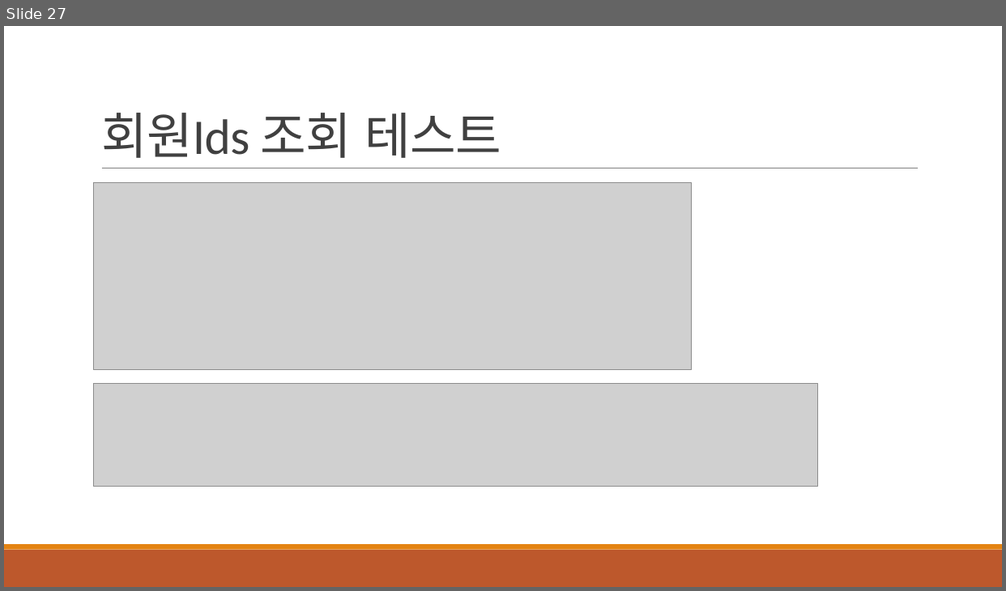
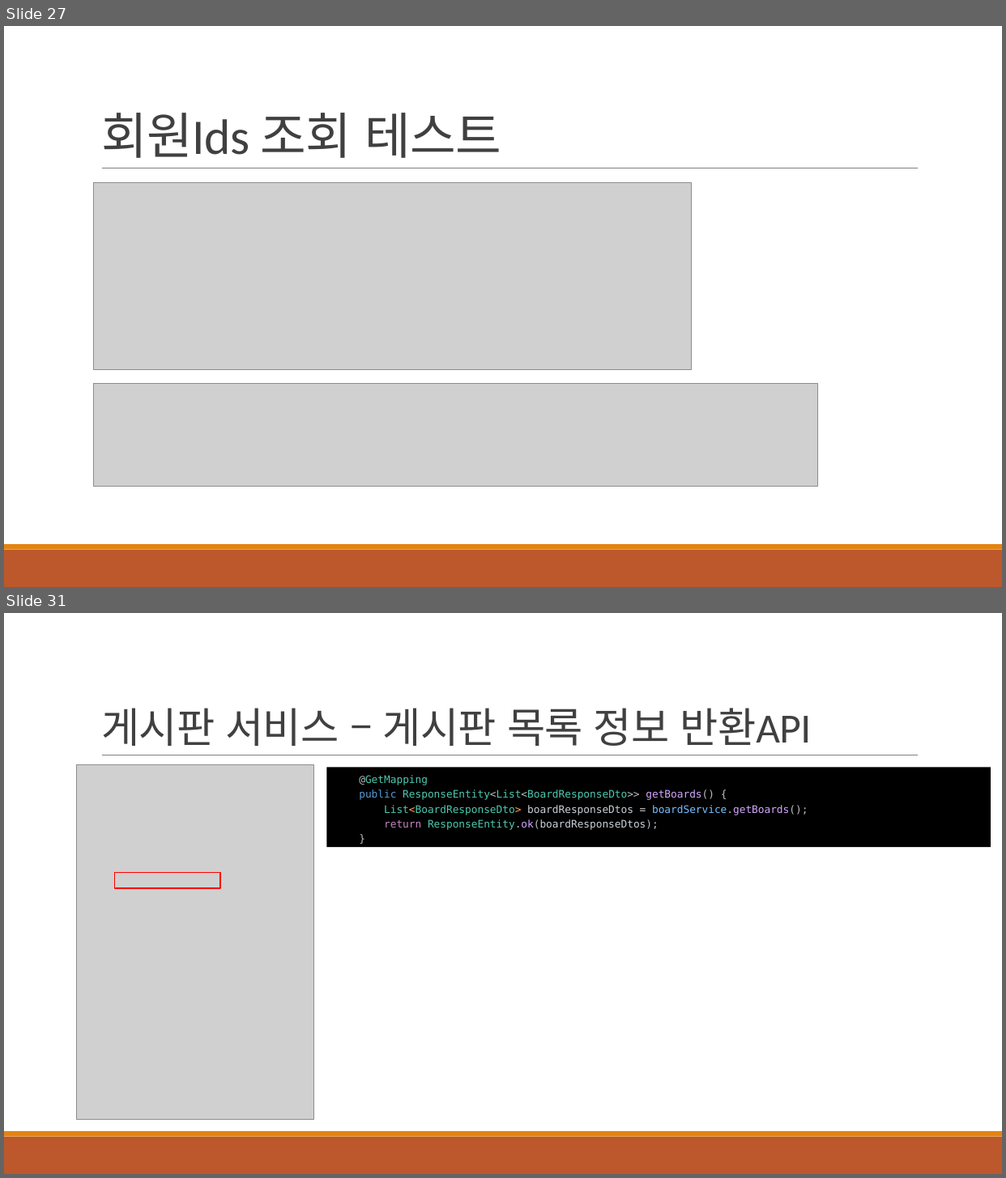
Before and after one commit to khb3025/study-msa, a slide deck: msa-ppt/3.데이터 조회 API 구현.pptx. Shown one above the other, each under a label of ours: slide 27 before the commit, slides 27 and 31 after it; the slides between them are not shown. The pictures are 1006x591 and 1006x1178 pixels, drawn with LibreOffice and Linux fonts; fonts in the diff are those of the drawing; grey boxes stand for pictures. Boxes give left, top, right and bottom in pixels: in the first picture for what was removed or moved away, otherwise in the second. Text is boxed around its words. In the diff, an @@ line names an element or a change of style, - is before the commit and + after.

Commit message:
feat : 게시판 목록 조회 API 작성

```diff
--- a/msa-ppt/3.데이터 조회 API 구현.pptx
+++ b/msa-ppt/3.데이터 조회 API 구현.pptx
@@ slide 31 added at [4,613,1002,1174], background #FFFFFF; not listed: 3 template elements that a slide beside it also shows @@
@@ title added at [101,708,812,746], 40 pt, text #404040 @@
+게시판 서비스 – 게시판 목록 정보 반환API
@@ picture added at [77,765,314,1120] @@
@@ rectangle added at [326,767,991,847], fill #000000, 10 pt, text #4EC9B0 @@
+@GetMapping
+public ResponseEntity<List<BoardResponseDto>> getBoards() {
+List<BoardResponseDto> boardResponseDtos = boardService.getBoards();
+return ResponseEntity.ok(boardResponseDtos);
+}
@@ rectangle added at [115,873,220,888], outline #FF0000 1.25 pt @@
```
Also in this commit, not shown: 4 other slides added, 4 other files.
